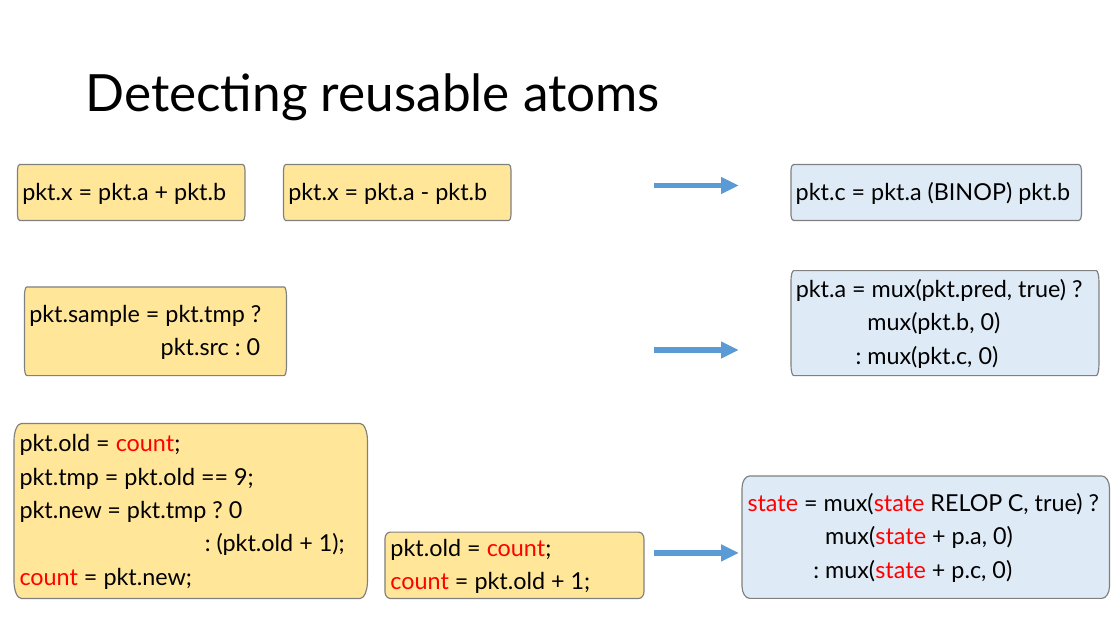
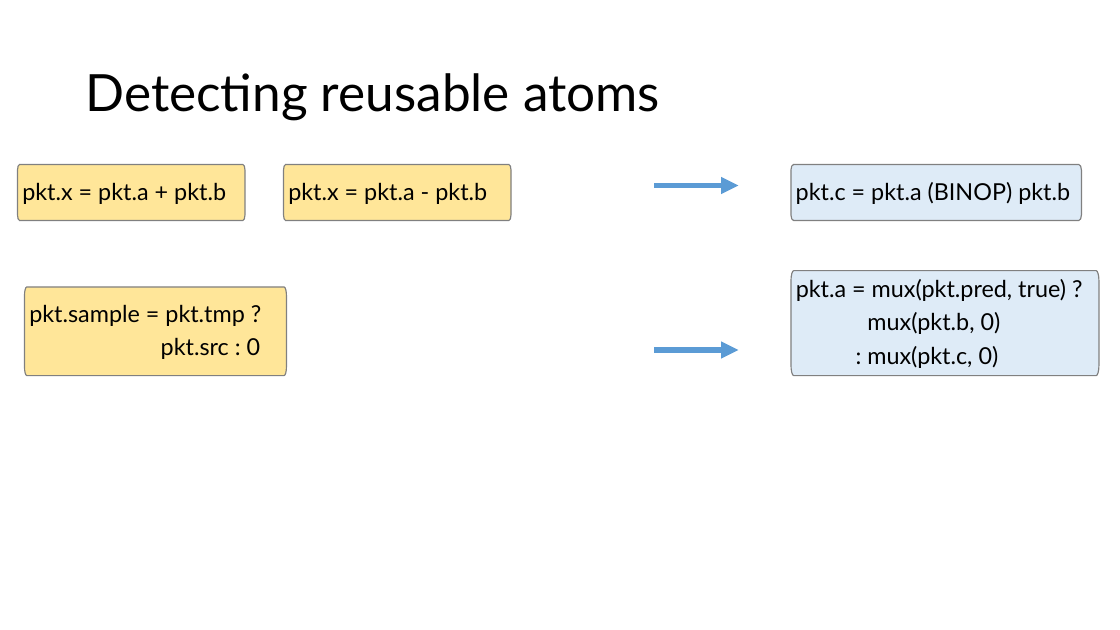
Before and after one commit to anirudhSK/pifo-domino-marple-ppts, a slide deck: slide 37 of combined_domino_pifo.pptx. Drawn at 1120x630 pixels with LibreOffice and Linux fonts; fonts in the diff are those of the drawing. Boxes give left, top, right and bottom in pixels: in the first picture for what was removed or moved away, otherwise in the second. Text is boxed around its words. In the diff, an @@ line names an element or a change of style, - is before the commit and + after.

```diff
--- a/combined_domino_pifo.pptx
+++ b/combined_domino_pifo.pptx
@@ freeform shape removed at (14, 423, 368, 598) @@
-pkt.old = count;
-pkt.tmp = pkt.old == 9;
-pkt.new = pkt.tmp ? 0
-: (pkt.old + 1);
-count = pkt.new;
@@ freeform shape removed at (742, 476, 1110, 599) @@
-state = mux(state RELOP C, true) ?
-mux(state + p.a, 0)
-: mux(state + p.c, 0)
@@ freeform shape removed at (385, 532, 644, 598) @@
-pkt.old = count;
-count = pkt.old + 1;
@@ arrow removed from (655, 553) to (739, 553) @@
```
Also in this commit, not shown: 7 other slides changed.
